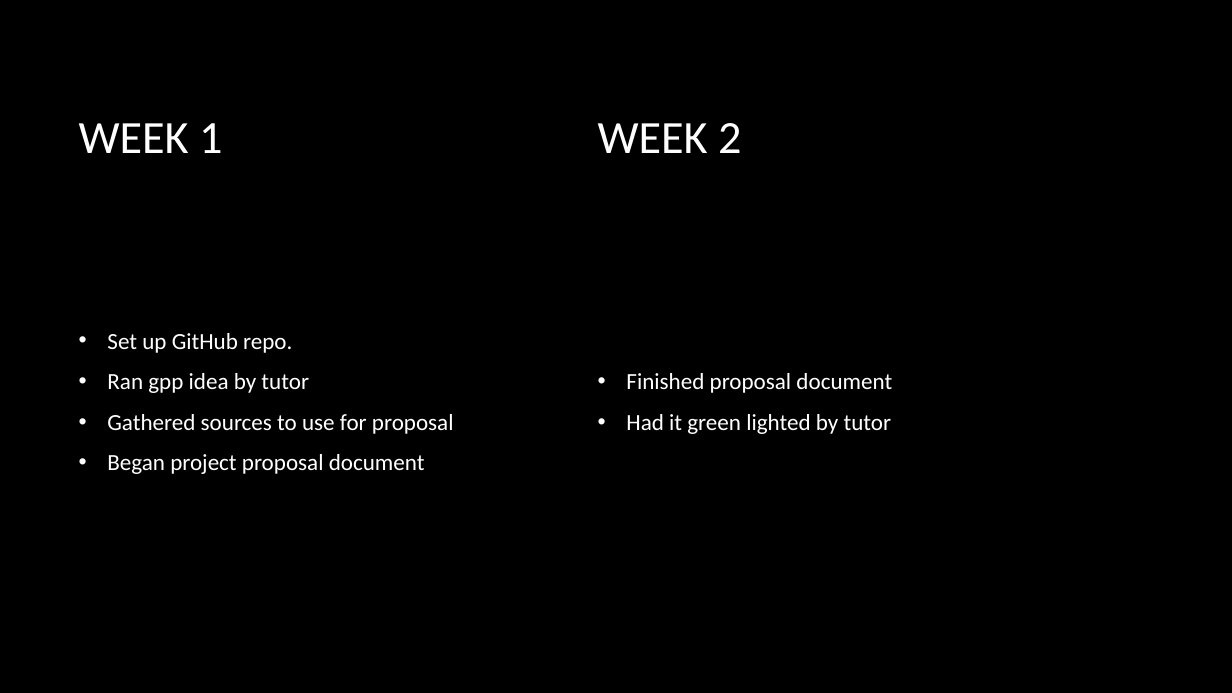
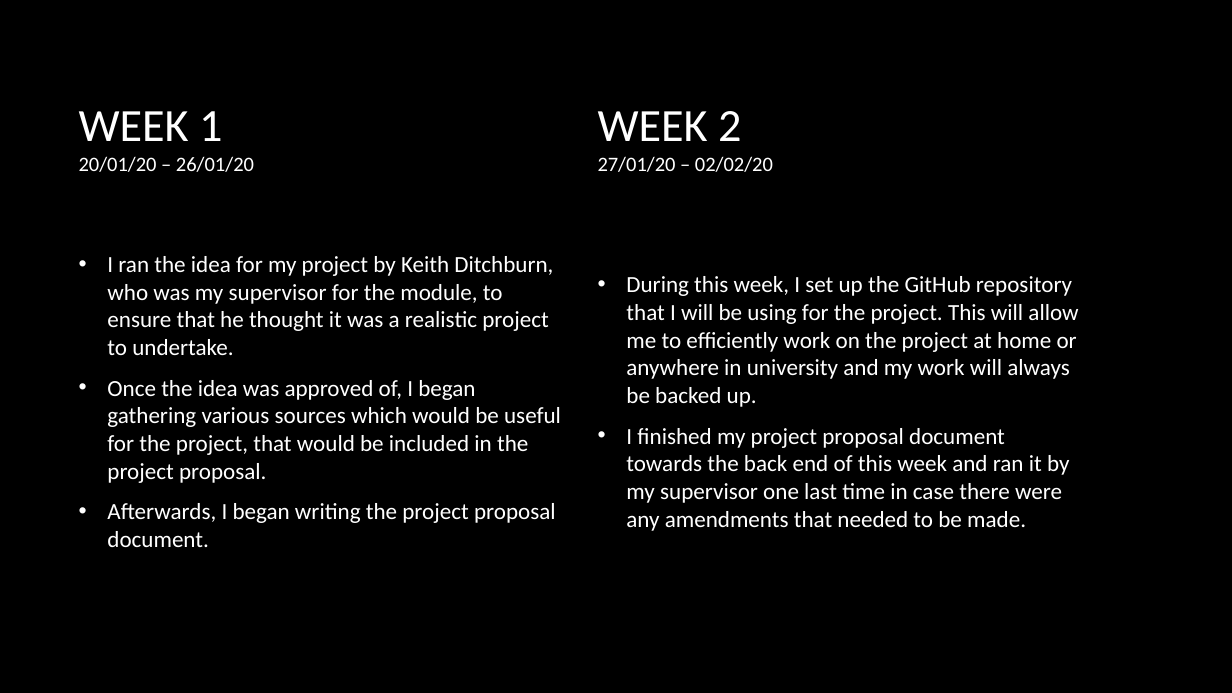
Before and after one commit to LewisGraydon/FinalYearProject2020, a slide deck: slide 2 of DevelopmentDiaryGPP.pptx. Drawn at 1232x693 pixels with LibreOffice and Linux fonts; fonts in the diff are those of the drawing; background and template pictures are left out. Boxes give left, top, right and bottom in pixels: in the first picture for what was removed or moved away, otherwise in the second. Text is boxed around its words. In the diff, an @@ line names an element or a change of style, - is before the commit and + after.

```diff
--- a/DevelopmentDiaryGPP.pptx
+++ b/DevelopmentDiaryGPP.pptx
@@ title at box(79, 111, 254, 172): text changed; size 36 to 16 pt @@
-WEEK 1
+WEEK 1
+20/01/20 – 26/01/20
@@ text at box(598, 156, 773, 172): paragraph added @@
+27/01/20 – 02/02/20
@@ text at box(107, 256, 561, 547): text changed @@
-• Set up GitHub repo.
-• Ran gpp idea by tutor
-• Gathered sources to use for proposal
-• Began project proposal document
+• I ran the idea for my project by Keith Ditchburn, who was my supervisor for the module, to ensure that he thought it was a realistic project to undertake.
+• Once the idea was approved of, I began gathering various sources which would be useful for the project, that would be included in the project proposal.
+• Afterwards, I began writing the project proposal document.
@@ text at box(626, 276, 1078, 531): text changed @@
-• Finished proposal document
-• Had it green lighted by tutor
+• During this week, I set up the GitHub repository that I will be using for the project. This will allow me to efficiently work on the project at home or anywhere in university and my work will always be backed up.
+• I finished my project proposal document towards the back end of this week and ran it by my supervisor one last time in case there were any amendments that needed to be made.
```
Also in this commit, not shown: 2 other slides changed, 8 slides added, 10 other files.
